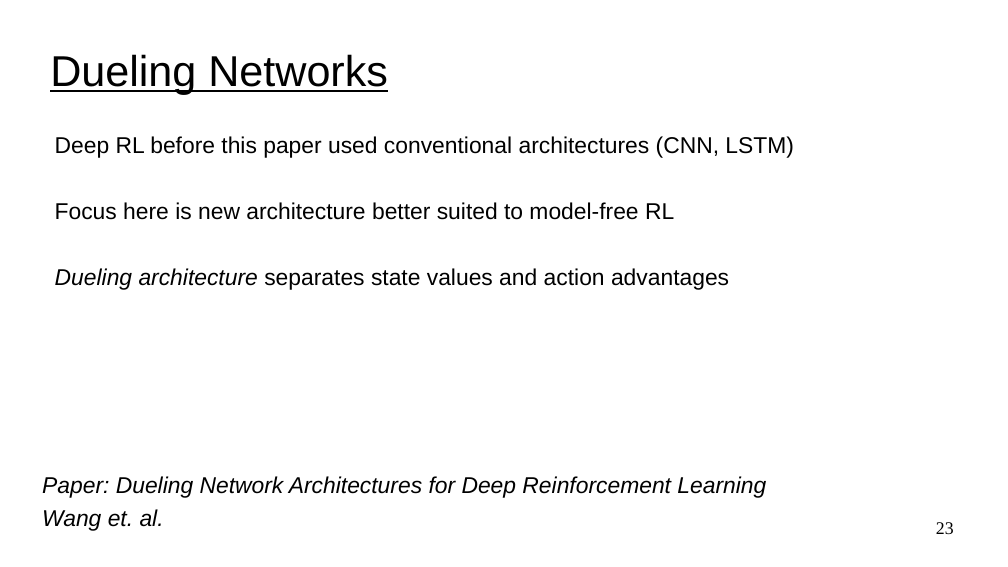
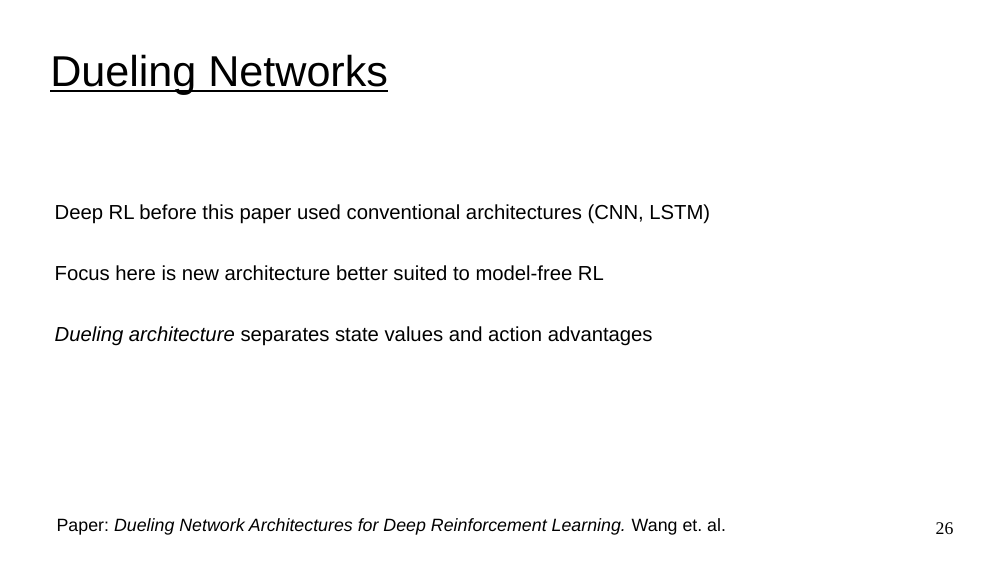
Before and after one commit to UVADS/reinforcement_learning, a slide deck: slide 26 of 06_deep_q_networks_extensions/dqn_extensions.ppt (slide 23 before the commit). Drawn at 1008x567 pixels with LibreOffice and Linux fonts; fonts in the diff are those of the drawing. Boxes give left, top, right and bottom in pixels: in the first picture for what was removed or moved away, otherwise in the second. Text is boxed around its words. In the diff, an @@ line names an element or a change of style, - is before the commit and + after.

Commit message:
added to dueling q networks

```diff
--- a/06_deep_q_networks_extensions/dqn_extensions.ppt
+++ b/06_deep_q_networks_extensions/dqn_extensions.ppt
@@ text "Deep RL before this paper ...": place and size @@
-text "Deep RL before this paper ..." at bbox=[55, 136, 794, 290]
+text "Deep RL before this paper ..." at bbox=[55, 204, 710, 346]
@@ text "Deep RL before this paper ..." at bbox=[55, 204, 710, 346]: size 18 to 16 pt @@
@@ text at bbox=[57, 518, 726, 535]: text changed; size 18 to 14 pt @@
-Paper: Dueling Network Architectures for Deep Reinforcement Learning
-Wang et. al.
+Paper: Dueling Network Architectures for Deep Reinforcement Learning. Wang et. al.
@@ page number at bbox=[936, 522, 954, 534]: text changed @@
-23
+26
```
Also in this commit, not shown: 25 other slides changed, 5 slides added.
